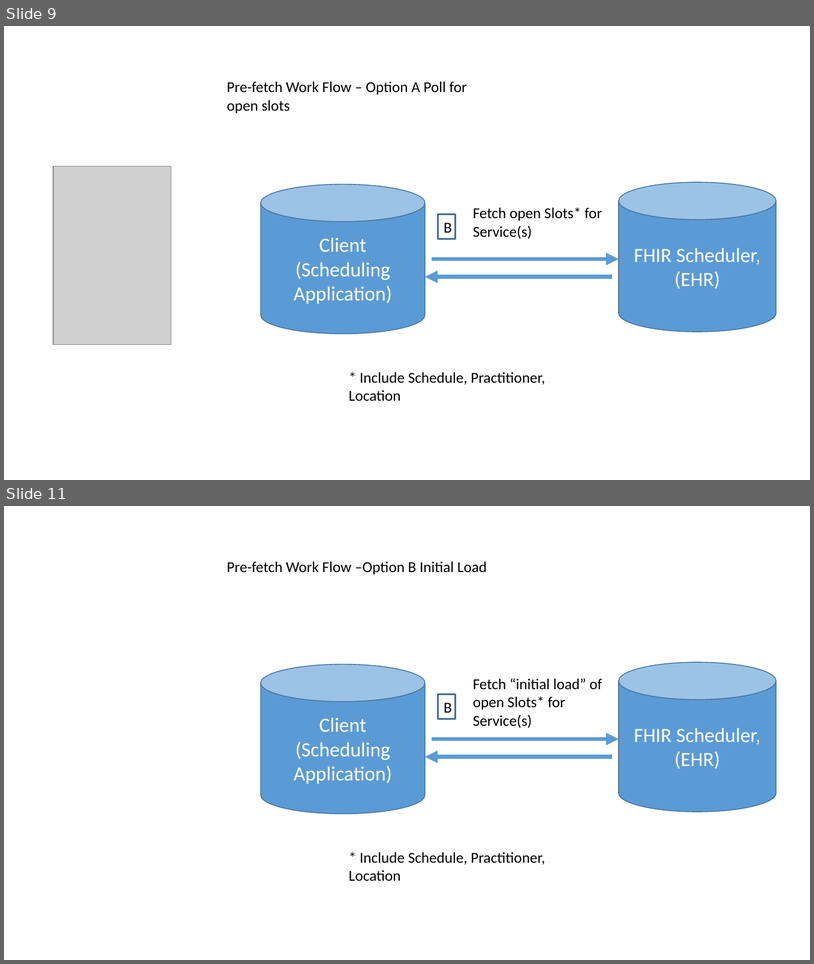
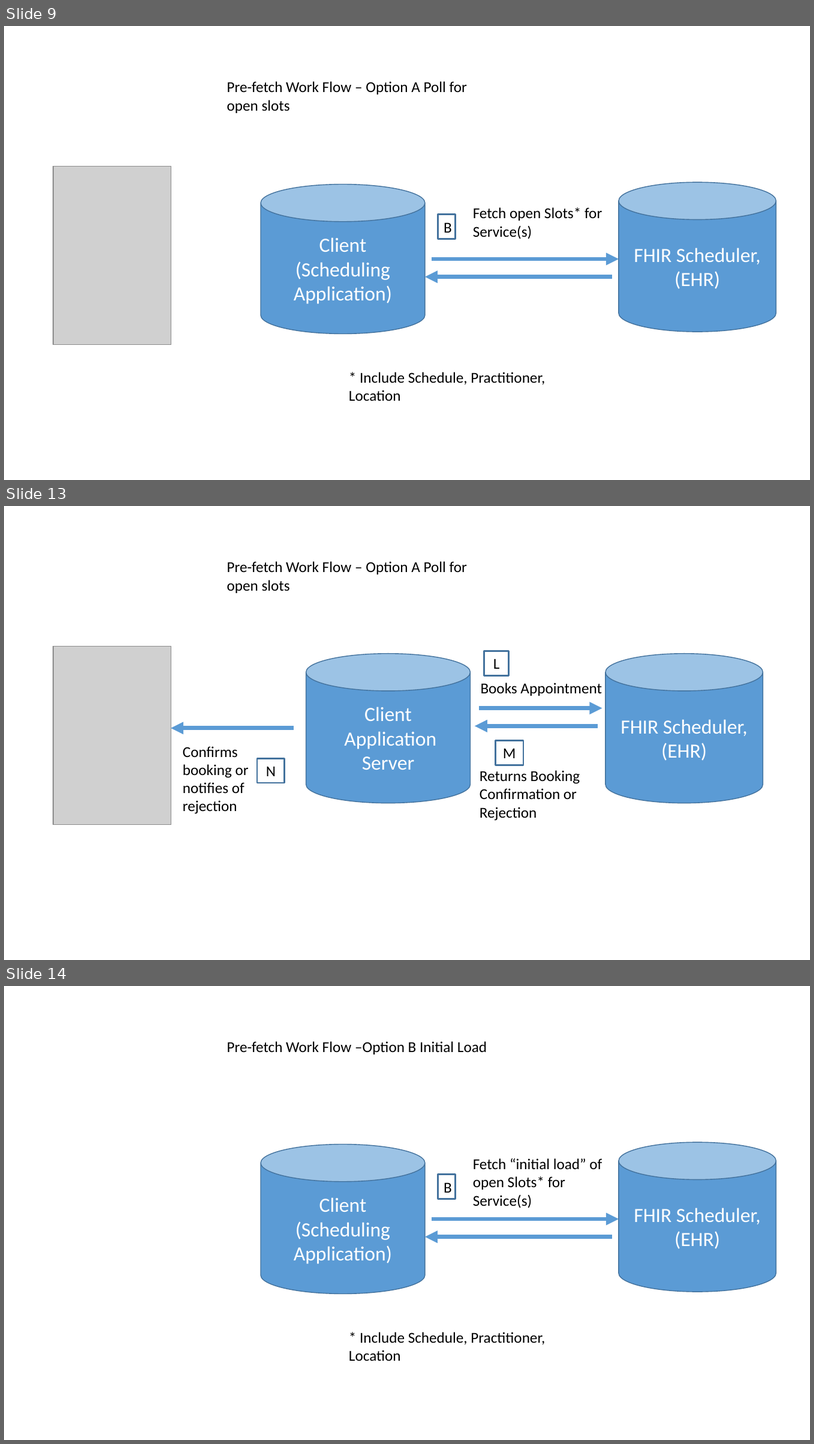
Before and after one commit to argonautproject/scheduling, a slide deck: meeting-notes/WorkFlowDiagrams.pptx. Shown one above the other, each under a label of ours: slides 9 and 11 before the commit, slides 9, 13 and 14 after it; the slides between them are not shown. The pictures are 814x964 and 814x1444 pixels, drawn with LibreOffice and Linux fonts; fonts in the diff are those of the drawing; grey boxes stand for pictures. Boxes give left, top, right and bottom in pixels: in the first picture for what was removed or moved away, otherwise in the second. Text is boxed around its words. In the diff, an @@ line names an element or a change of style, - is before the commit and + after.

```diff
--- a/meeting-notes/WorkFlowDiagrams.pptx
+++ b/meeting-notes/WorkFlowDiagrams.pptx
@@ slide 13 added at [4, 506, 810, 960], background #FFFFFF @@
@@ text added at [227, 561, 467, 593], 18 pt, text #000000 @@
+Pre-fetch Work Flow – Option A Poll for open slots
@@ picture added at [53, 646, 171, 824] @@
@@ cylinder added at [306, 654, 471, 803], fill #5B9BD5, outline #43739E 1 pt, 24 pt, text #FFFFFF @@
+Client
+Application Server
@@ rectangle added at [485, 651, 509, 675], outline #43739E 2 pt, 18 pt, text #000000 @@
+L
@@ cylinder added at [606, 654, 763, 803], fill #5B9BD5, outline #43739E 1 pt, 24 pt, text #FFFFFF @@
+FHIR Scheduler, (EHR)
@@ text added at [481, 682, 602, 696], 18 pt, text #000000 @@
+Books Appointment
@@ arrow added from (479, 708) to (602, 708), #5B9BD5 5 pt @@
@@ arrow added from (294, 728) to (171, 728), #5B9BD5 5 pt @@
@@ arrow added from (598, 726) to (475, 726), #5B9BD5 5 pt @@
@@ text added at [183, 746, 249, 814], 18 pt, text #000000 @@
+Confirms booking or notifies of rejection
@@ rectangle added at [496, 741, 524, 765], outline #43739E 2 pt, 18 pt, text #000000 @@
+M
@@ rectangle added at [257, 758, 285, 783], outline #43739E 2 pt, 18 pt, text #000000 @@
+N
@@ text added at [480, 770, 581, 820], 18 pt, text #000000 @@
+Returns Booking
+Confirmation or Rejection
@@ what was slide 11 is now slide 14 @@
```
Also in this commit, not shown: 1 slide changed, 2 other slides added, 17 other files.
